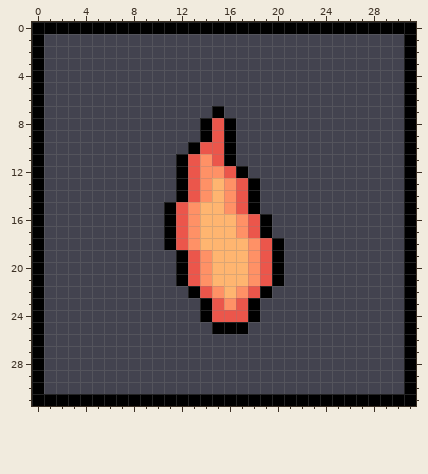
Pixel-art sprite: assets/powerup_moreflame.png. Above is the file before it was changed.
The file is 32x32 pixels.
New version:
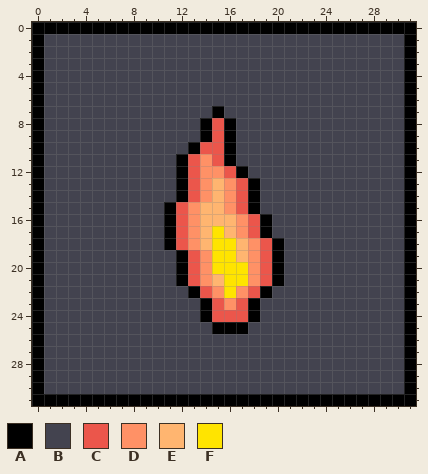
Palette (. is transparent): A #000000  B #43434f  C #eb564b  D #ff9166  E #ffb570  F #ffe400
Changes in this commit:
y 17: x 15 E -> F
y 18..19: x 15..16 EE -> FF
y 20: x 15..17 EEE -> FFF
y 21: x 16..17 EE -> FF
y 22: x 16 E -> F
Boxes around the changes in both pictures, in picture pixels (x1, y1, x2, y2):
changed: (212, 226, 248, 298)
